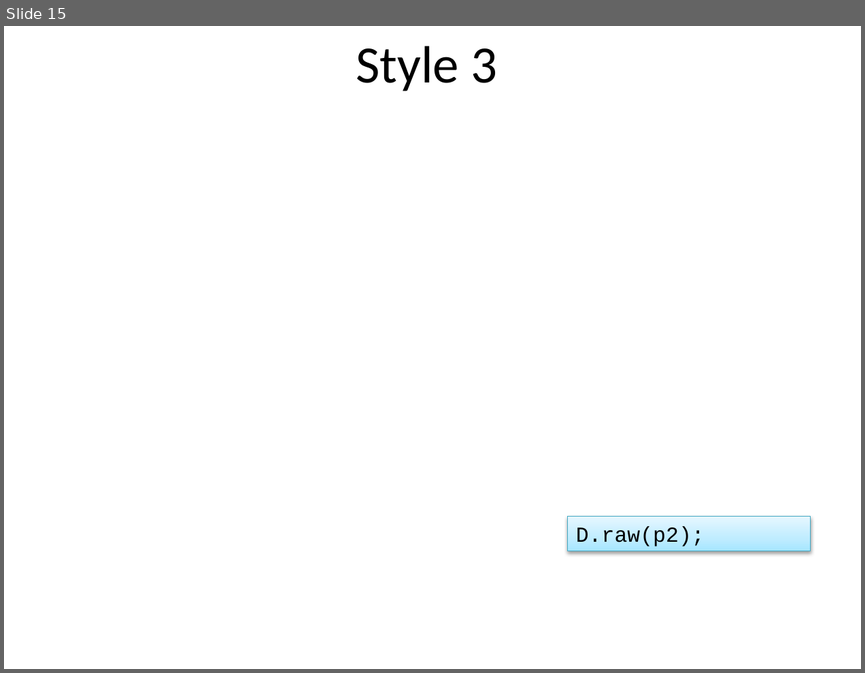
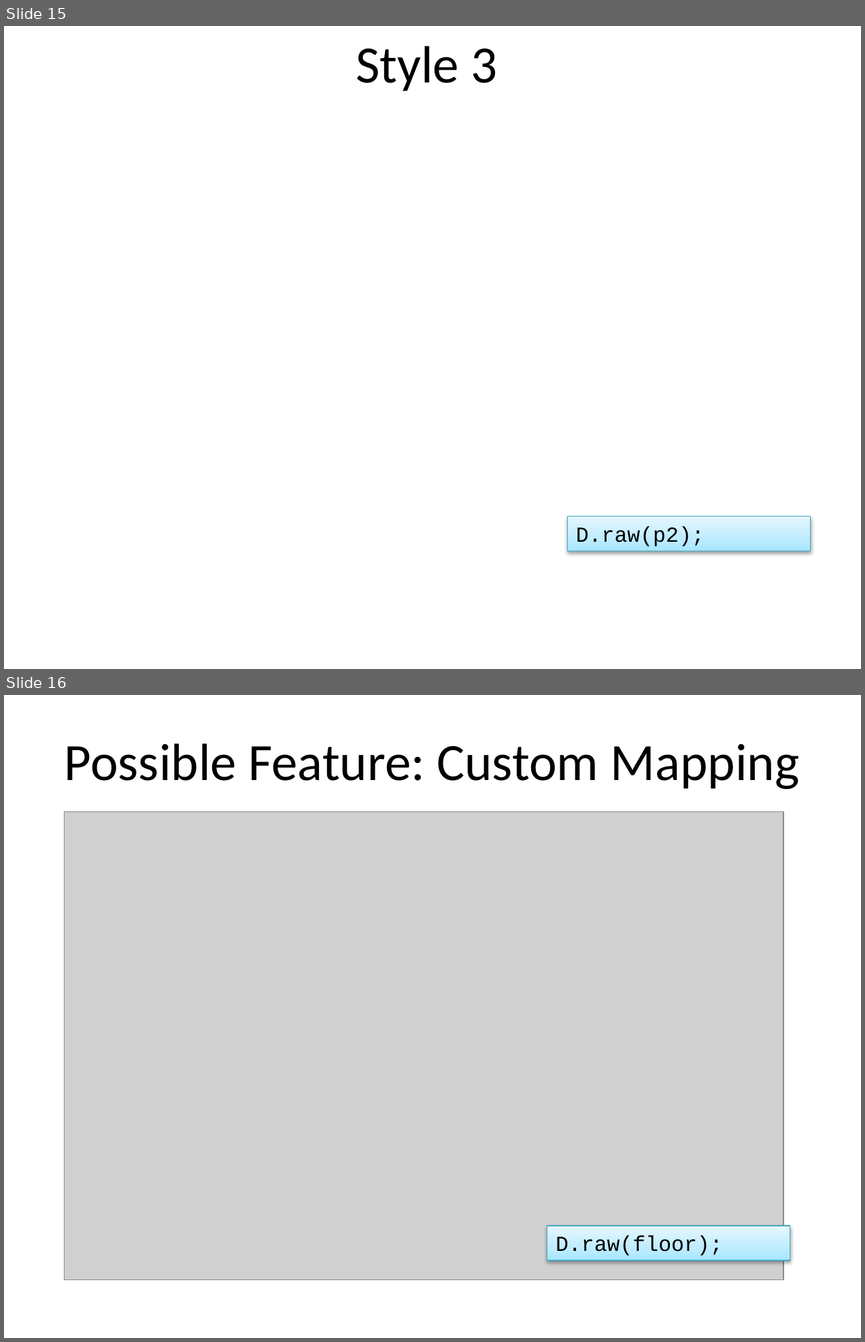
Before and after one commit to CedricReichenbach/DoodleDebug, a slide deck: presentation/Visualizing Objects in Java.pptx. Shown one above the other, each under a label of ours: slide 15 before the commit, slides 15 and 16 after it. The pictures are 865x673 and 865x1342 pixels, drawn with LibreOffice and Linux fonts; fonts in the diff are those of the drawing; grey boxes stand for pictures; background and template pictures are left out. Boxes give left, top, right and bottom in pixels: in the first picture for what was removed or moved away, otherwise in the second. Text is boxed around its words. In the diff, an @@ line names an element or a change of style, - is before the commit and + after.

Commit message:
presentation stuff
added more sketches and transparities about custom mapping

```diff
--- a/presentation/Visualizing Objects in Java.pptx
+++ b/presentation/Visualizing Objects in Java.pptx
@@ slide 16 added at (x1=4, y1=695, x2=861, y2=1338), background #FFFFFF @@
@@ title added at (x1=65, y1=743, x2=800, y2=790), 44 pt, text #000000 @@
+Possible Feature: Custom Mapping
@@ picture added at (x1=65, y1=811, x2=784, y2=1279) @@
@@ rectangle added at (x1=547, y1=1225, x2=789, y2=1259), fill gradient #A7E6FF to #C1EDFF to #E7F8FF, outline #46AAC5 0.75 pt, 18 pt, text #000000 @@
+D.raw(floor);
```
Also in this commit, not shown: 1 other slide added, 2 other files.
